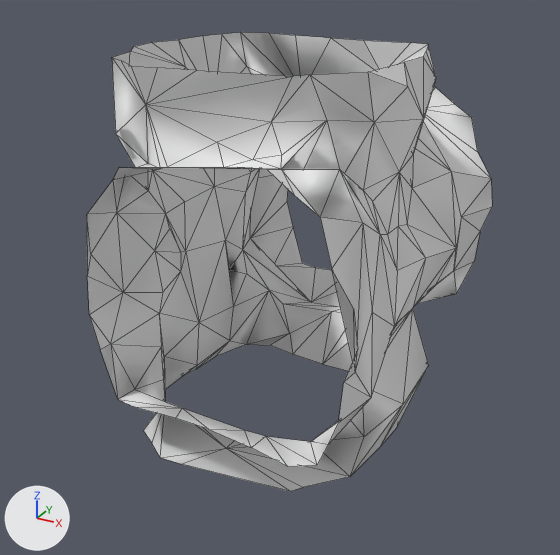
What one commit did to the glTF model Rogue-Robots/Assets/Models/ModularBlocks/PlusVerticalConnector_Col.gltf.
The view is the same before and after, from a camera (50 mm lens) standing at (4.49, -8.73, 6.24) and looking at (-0.05, -0.46, 2.11). Lighting does not change. The marker at lower left points along +X, +Y and +Z. Mesh edges are drawn as thin lines. Vertices at the same position are counted once.

Objects in the first picture: 'PlusVerticalConnector_Col'.
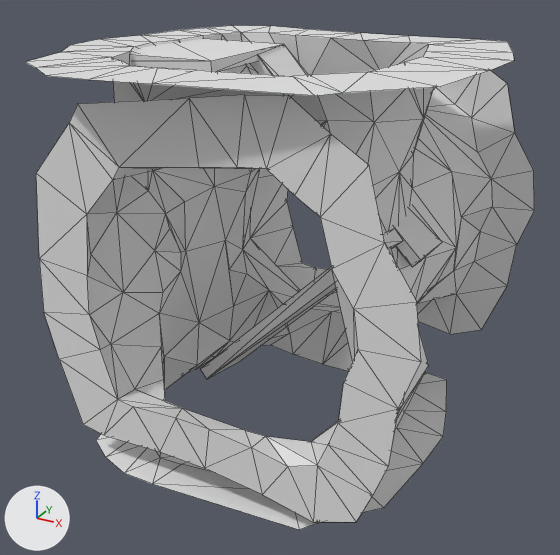
Boxes (x1, y1, x2, y2) around the edits, measured in the pictures (560 x 555 px):
'PlusVerticalConnector_Col', reshaped (25% wider, 10% taller)
    before: (87, 32, 492, 491)
    after: (26, 25, 534, 530)
part 1 of me_scene_041, added
    after: (131, 38, 284, 71)
part 2 of me_scene_041, added
    after: (26, 25, 534, 530)

The change, as a list of edits to the scene's bpy script:
```text
Change me_scene_041:
    used by ob_plusverticalconnector_col; location = (0.0, 0.0, 0.0)
    remove me_scene_041.from_pydata(...)  # 214 vertices, 340 faces; spans x -1.93..1.94, y -2.5..2.5, z 0.0..5.0
    add me_scene_041.from_pydata(...)  # 330 vertices, 560 faces; spans x -2.75..2.58, y -3.06..2.5, z 0.0..5.0
    me_scene_041 part 1: a new loose piece, a box spanning x -2.49..-0.49, y -1.27..0.44, z 4.84..4.97
    me_scene_041 part 2
    108 vertices are added at x -2.75..2.58, y -3.06..2.5, z 0.0..5.0
    208 new faces join them
    me_scene_041 part 3: the surface is now shaded flat
```
